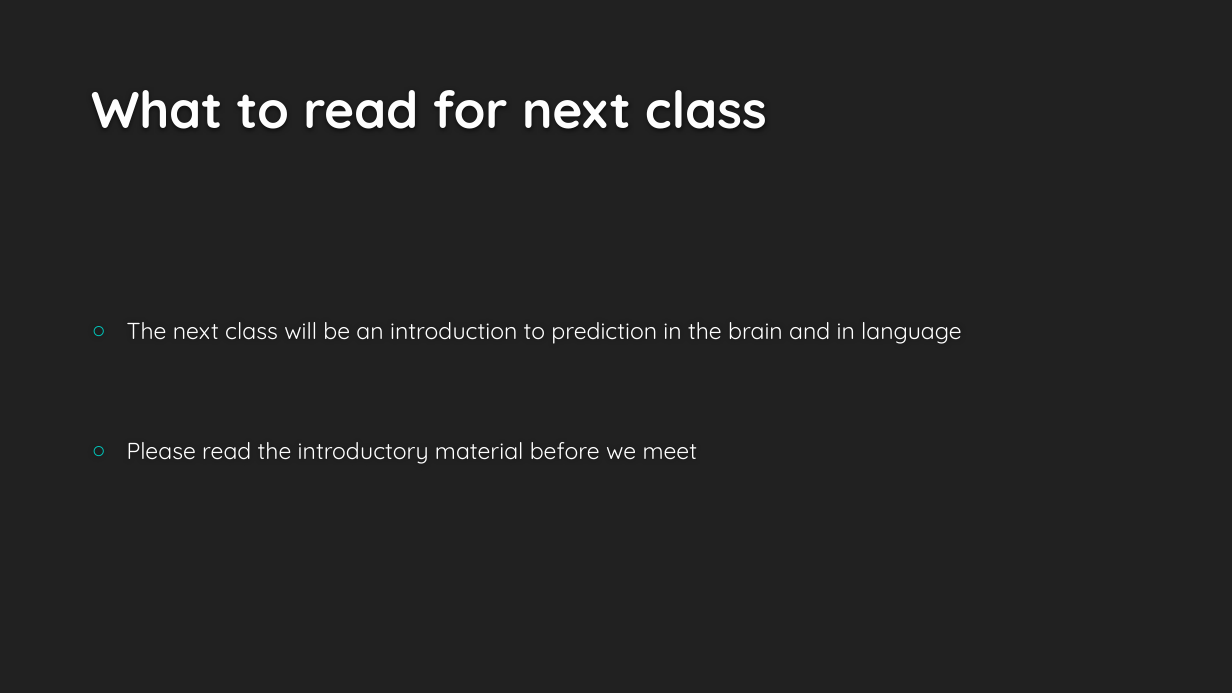
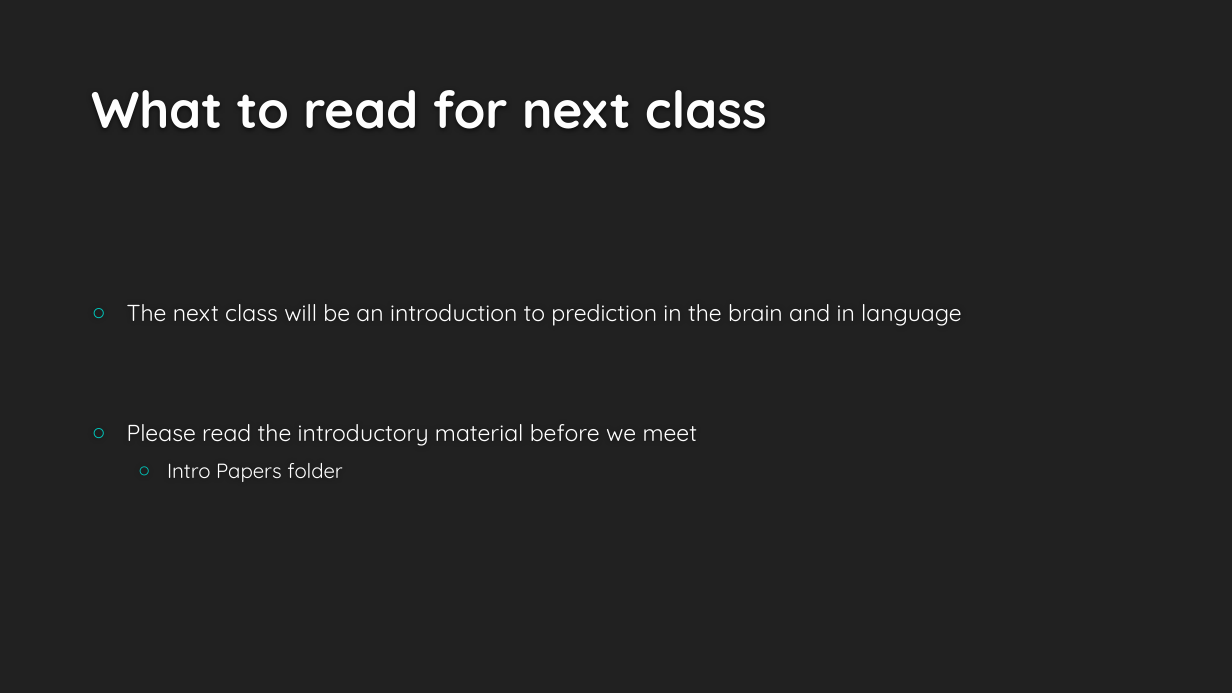
Before and after one commit to allisoct/ETLR23-24, a slide deck: slide 13 of slides/Day1.pptx. Drawn at 1232x693 pixels with LibreOffice and Linux fonts; fonts in the diff are those of the drawing; background and template pictures are left out. Boxes give left, top, right and bottom in pixels: in the first picture for what was removed or moved away, otherwise in the second. Text is boxed around its words. In the diff, an @@ line names an element or a change of style, - is before the commit and + after.

```diff
--- a/slides/Day1.pptx
+++ b/slides/Day1.pptx
@@ text at [167,463,343,482]: paragraph added @@
+  ○ Intro Papers folder
```
Also in this commit, not shown: 1 other slide changed, 5 other files.
